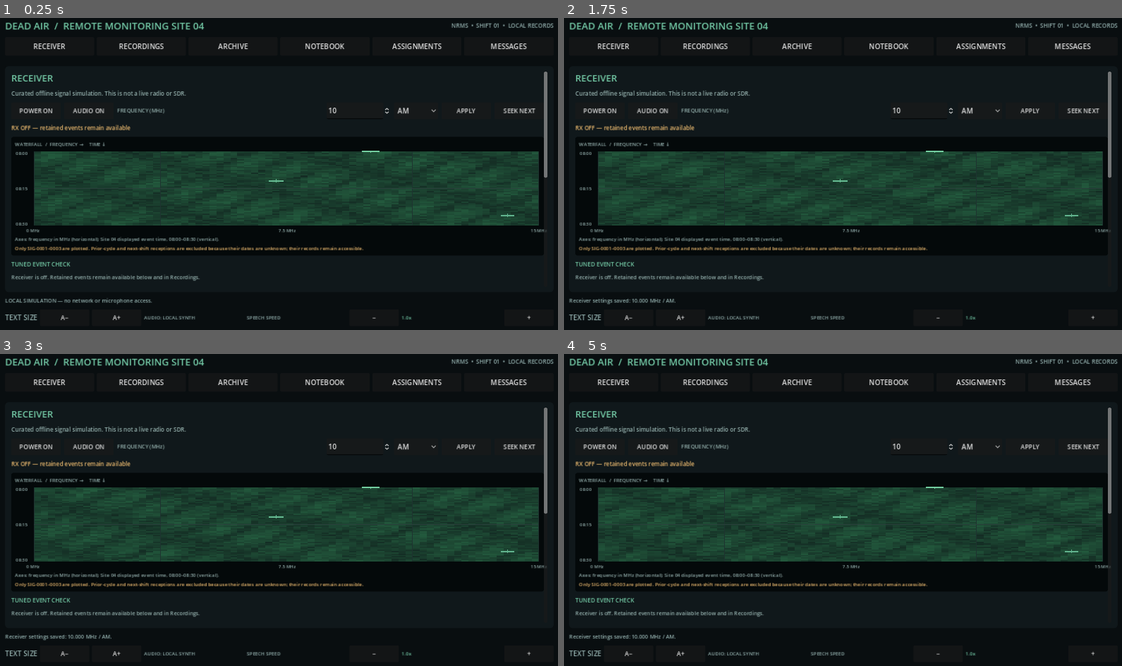
Above: before the commit, frames 1-4 (two rows, left to right).
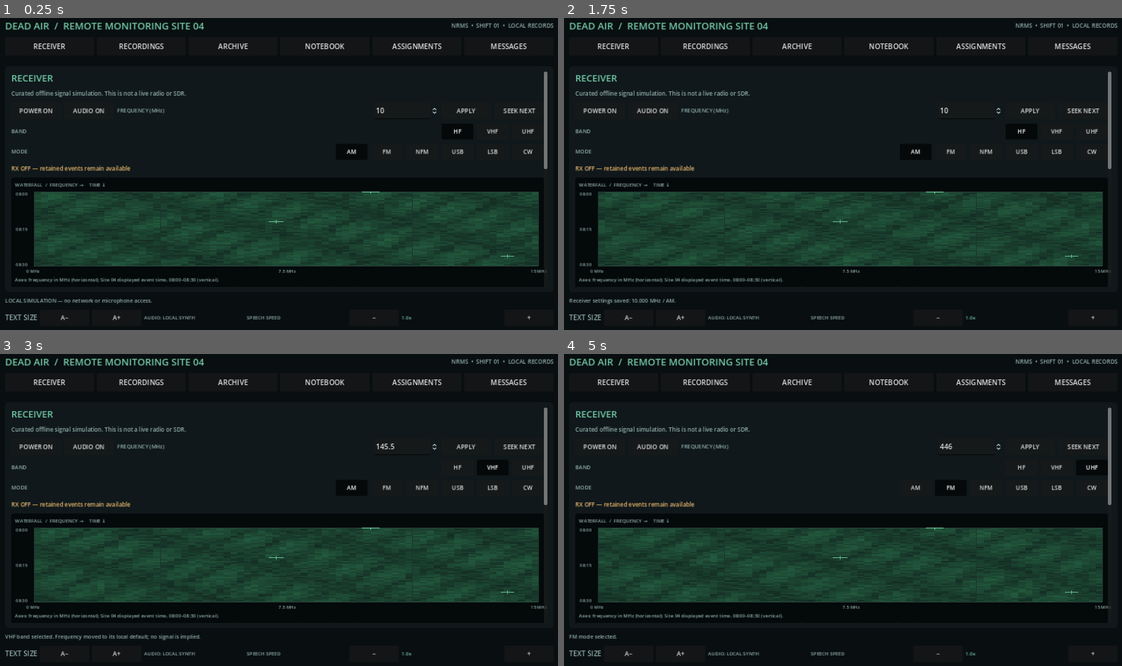
Above: after the commit, the same moments.

Repository: nuentoter/dead-air
Game: Godot game, scene res://scenes/main.tscn
The game is run twice, just before and just after one commit, with the same random seed, the same clock (stepped at 60 frames per second) and the same inputs.
Inputs (mouse positions are in pixels of both pictures, inside the frame that each line leads up to):
- Up to frame 1 (0.25 s): no input
- Up to frame 2 (1.75 s): click "AM" at 0.5 s; click "APPLY" at 1.25 s
- Up to frame 3 (3 s): click (457, 466) at 2 s, where only the run after the commit has a clickable "HF"; click (491, 466) at 2.75 s, where only the run after the commit has a clickable "VHF"
- Up to frame 4 (5 s): click (1094, 466) at 3.5 s, where only the run after the commit has a clickable "UHF"; click (949, 488) at 4.25 s, where only the run after the commit has a clickable "FM"

The runs differ from the first frame. In frame 1, 25% of the frame differs, in the area x 2-99%, y 28-85%; in frame 2, 25%; in frame 3, 25%; in frame 4, 26%, in the area x 1-99%, y 28-92%.

Commit message:
Add visible HF VHF UHF bands and band-aware SEEK

Diff:
--- a/scripts/main.gd
+++ b/scripts/main.gd
@@ -92,7 +92,6 @@
 var note_editor: TextEdit
 var recommendation_select: OptionButton
 var frequency_spin: SpinBox
-var mode_select: OptionButton
 var receiver_audio: AudioStreamPlayer
 var speech_player: AudioStreamPlayer
 var audio_playback: AudioStreamGeneratorPlayback
@@ -365,27 +364,39 @@
 
 	_add_text("FREQUENCY (MHz)", 12, MUTED, control_row)
 	frequency_spin = SpinBox.new()
-	frequency_spin.min_value = 0.1
-	frequency_spin.max_value = 30000.0
+	var selected_band := String(game.data.get("band", "HF"))
+	match selected_band:
+		"HF":
+			frequency_spin.min_value = 3.0
+			frequency_spin.max_value = 30.0
+		"VHF":
+			frequency_spin.min_value = 30.001
+			frequency_spin.max_value = 300.0
+		"UHF":
+			frequency_spin.min_value = 300.001
+			frequency_spin.max_value = 3000.0
+		_:
+			frequency_spin.min_value = 3.0
+			frequency_spin.max_value = 30.0
 	frequency_spin.step = 0.001
 	frequency_spin.rounded = false
 	frequency_spin.value = float(game.data.get("frequency_mhz", 10.0))
 	frequency_spin.custom_minimum_size = Vector2(145, 38)
 	control_row.add_child(frequency_spin)
 
-	mode_select = OptionButton.new()
-	for mode in ["AM", "FM", "NFM", "USB", "LSB", "CW"]:
-		mode_select.add_item(mode)
-	var current_mode := String(game.data.get("mode", "AM"))
-	for i in range(mode_select.item_count):
-		if mode_select.get_item_text(i) == current_mode:
-			mode_select.select(i)
-	mode_select.custom_minimum_size = Vector2(100, 38)
-	control_row.add_child(mode_select)
 	_button("APPLY", _apply_receiver_settings, control_row)
 	_button("SEEK NEXT", _seek_next, control_row)
 	frequency_spin.value_changed.connect(_on_frequency_changed)
-	mode_select.item_selected.connect(_on_mode_changed)
+
+	var band_row := _row()
+	_add_text("BAND", 12, MUTED, band_row)
+	for band in ["HF", "VHF", "UHF"]:
+		_choice_button(band, _select_band.bind(band), selected_band == band, band_row)
+	var mode_row := _row()
+	_add_text("MODE", 12, MUTED, mode_row)
+	var current_mode := String(game.data.get("mode", "AM"))
+	for mode in ["AM", "FM", "NFM", "USB", "LSB", "CW"]:
+		_choice_button(mode, _select_mode.bind(mode), current_mode == mode, mode_row)
 
 	var live_state := "RX ON" if bool(game.data.get("receiver_power", false)) else "RX OFF — retained events remain available"
 	_add_text(live_state, 13, ACCENT if bool(game.data.get("receiver_power", false)) else WARNING)
@@ -536,20 +547,15 @@
 
 func _on_frequency_changed(value: float) -> void:
 	game.data["frequency_mhz"] = value
-	game.save_game()
-
-func _on_mode_changed(index: int) -> void:
-	if mode_select != null:
-		game.data["mode"] = mode_select.get_item_text(index)
-		game.save_game()
+	game.data["band"] = _band_for_frequency(value)
+	game.save_game()
 
 func _apply_receiver_settings() -> void:
 	var frequency := float(game.data.get("frequency_mhz", 10.0))
 	var mode := String(game.data.get("mode", "AM"))
 	if frequency_spin != null:
 		frequency = frequency_spin.value
-	if mode_select != null:
-		mode = mode_select.get_item_text(mode_select.selected)
+	game.data["band"] = _band_for_frequency(frequency)
 	game.set_receiver(bool(game.data.get("receiver_power", false)), frequency, mode)
 	status_message = "Receiver settings saved: %.3f MHz / %s." % [frequency, mode]
 	_refresh()
@@ -559,17 +565,85 @@
 		status_message = "SEEK unavailable while RX is off. Power on the receiver first."
 		_refresh()
 		return
-	var current_id := String(game.data.get("selected_event_id", "SIG-0001"))
-	var current_index := 0
-	for i in range(Catalog.EVENTS.size()):
-		if String(Catalog.EVENTS[i].get("id", "")) == current_id:
-			current_index = i
-			break
-	var next_index := (current_index + 1) % Catalog.EVENTS.size()
-	var event: Dictionary = Catalog.EVENTS[next_index]
-	game.select_event(String(event.get("id", "")))
-	game.set_receiver(true, float(event.get("frequency_mhz", 10.0)), String(event.get("mode", "AM")))
-	status_message = "SEEK selected authored event " + String(event.get("id", "")) + ". No source inference is made."
+	var selected_band := String(game.data.get("band", "HF"))
+	var selected_mode := String(game.data.get("mode", "AM"))
+	var current_frequency := float(game.data.get("frequency_mhz", 10.0))
+	var current_id := String(game.data.get("selected_event_id", ""))
+	var matches: Array = []
+	for event in Catalog.EVENTS:
+		var event_frequency := float(event.get("frequency_mhz", 0.0))
+		if _band_for_frequency(event_frequency) == selected_band and String(event.get("mode", "")) == selected_mode:
+			matches.append(event)
+	if matches.is_empty():
+		status_message = "No authored event is indexed in %s / %s. No new event was created; retained events remain accessible." % [selected_band, selected_mode]
+		_refresh()
+		return
+	var same_frequency: Array = []
+	for event in matches:
+		if String(event.get("id", "")) != current_id and absf(float(event.get("frequency_mhz", 0.0)) - current_frequency) <= 0.0005:
+			same_frequency.append(event)
+	var chosen: Dictionary = {}
+	if not same_frequency.is_empty():
+		chosen = same_frequency[0]
+	else:
+		var next_frequency := INF
+		for event in matches:
+			var event_frequency := float(event.get("frequency_mhz", 0.0))
+			if event_frequency > current_frequency + 0.0005 and event_frequency < next_frequency:
+				next_frequency = event_frequency
+				chosen = event
+		if chosen.is_empty():
+			var first_frequency := INF
+			for event in matches:
+				var event_frequency := float(event.get("frequency_mhz", 0.0))
+				if event_frequency < first_frequency:
+					first_frequency = event_frequency
+					chosen = event
+	if chosen.is_empty() or String(chosen.get("id", "")) == current_id:
+		status_message = "No further authored event is indexed in %s / %s. The receiver has not invented a stop." % [selected_band, selected_mode]
+		_refresh()
+		return
+	game.select_event(String(chosen.get("id", "")))
+	game.set_receiver(true, float(chosen.get("frequency_mhz", 10.0)), selected_mode)
+	status_message = "SEEK selected %s at %.3f MHz / %s within %s." % [String(chosen.get("id", "")), float(chosen.get("frequency_mhz", 0.0)), selected_mode, selected_band]
+	_refresh()
+
+func _band_for_frequency(frequency: float) -> String:
+	if frequency <= 30.0:
+		return "HF"
+	if frequency <= 300.0:
+		return "VHF"
+	return "UHF"
+
+func _choice_button(label_text: String, callback: Callable, selected: bool, target: Container) -> Button:
+	var button := Button.new()
+	button.text = label_text
+	button.toggle_mode = true
+	button.button_pressed = selected
+	button.custom_minimum_size = Vector2(72, 36)
+	button.add_theme_font_size_override("font_size", int(round(13.0 * _text_scale())))
+	if selected:
+		button.add_theme_color_override("font_color", ACCENT)
+	button.pressed.connect(callback)
+	target.add_child(button)
+	return button
+
+func _select_band(band: String) -> void:
+	var defaults := {"HF":10.000, "VHF":145.500, "UHF":446.000}
+	if not defaults.has(band):
+		return
+	game.data["band"] = band
+	game.data["frequency_mhz"] = float(defaults[band])
+	game.save_game()
+	status_message = "%s band selected. Frequency moved to its local default; no signal is implied." % band
+	_refresh()
+
+func _select_mode(mode: String) -> void:
+	if not ["AM", "FM", "NFM", "USB", "LSB", "CW"].has(mode):
+		return
+	game.data["mode"] = mode
+	game.save_game()
+	status_message = "%s mode selected." % mode
 	_refresh()
 
 func _select_event(event_id: String) -> void:
